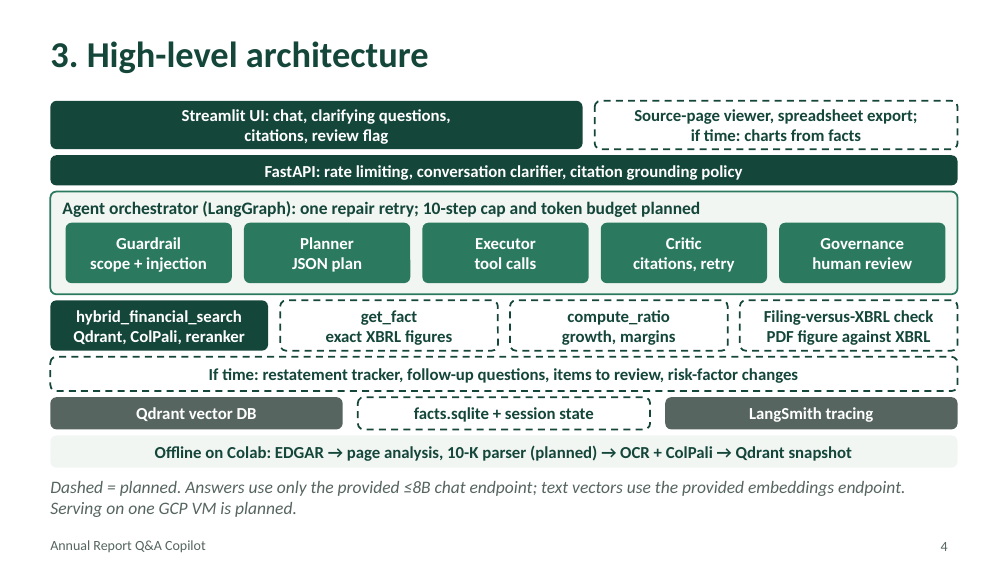
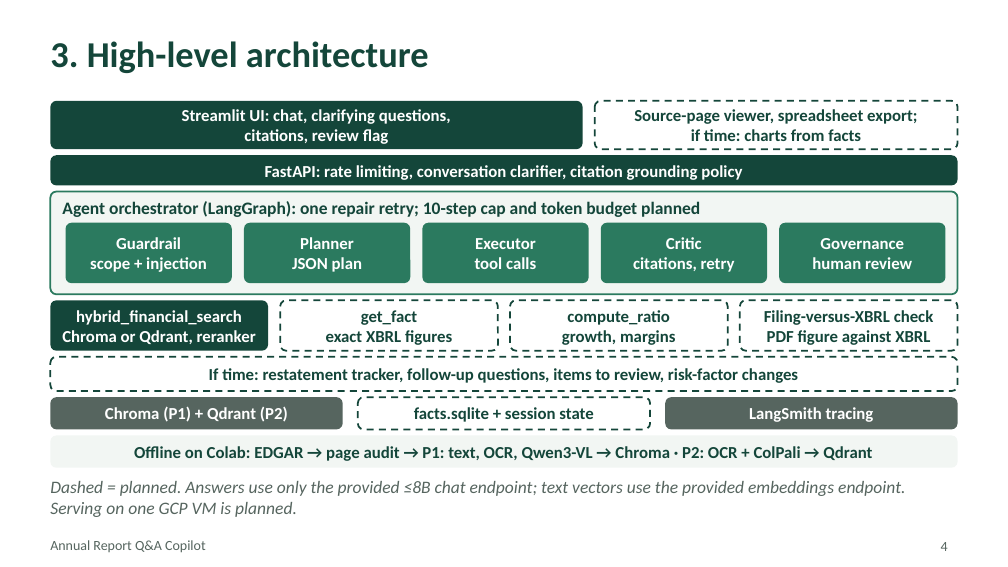
Before and after one commit to rama159065/Capstone, a slide deck: slide 4 of Annual_Report_Copilot_TrackB_Mentor_Deck.pptx. Drawn at 1008x567 pixels with LibreOffice and Linux fonts; fonts in the diff are those of the drawing. Boxes give left, top, right and bottom in pixels: in the first picture for what was removed or moved away, otherwise in the second. Text is boxed around its words. In the diff, an @@ line names an element or a change of style, - is before the commit and + after.

```diff
--- a/Annual_Report_Copilot_TrackB_Mentor_Deck.pptx
+++ b/Annual_Report_Copilot_TrackB_Mentor_Deck.pptx
@@ text in rounded rectangle at (x1=62, y1=330, x2=256, y2=344): text changed @@
-Qdrant, ColPali, reranker
+Chroma or Qdrant, reranker
@@ text in rounded rectangle at (x1=105, y1=407, x2=288, y2=422): text changed @@
-Qdrant vector DB
+Chroma (P1) + Qdrant (P2)
@@ text in rounded rectangle at (x1=134, y1=446, x2=872, y2=461): text changed @@
-Offline on Colab: EDGAR → page analysis, 10-K parser (planned) → OCR + ColPali → Qdrant snapshot
+Offline on Colab: EDGAR → page audit → P1: text, OCR, Qwen3-VL → Chroma · P2: OCR + ColPali → Qdrant
```
Also in this commit, not shown: 7 other slides changed, 2 slides removed, 14 other files.
